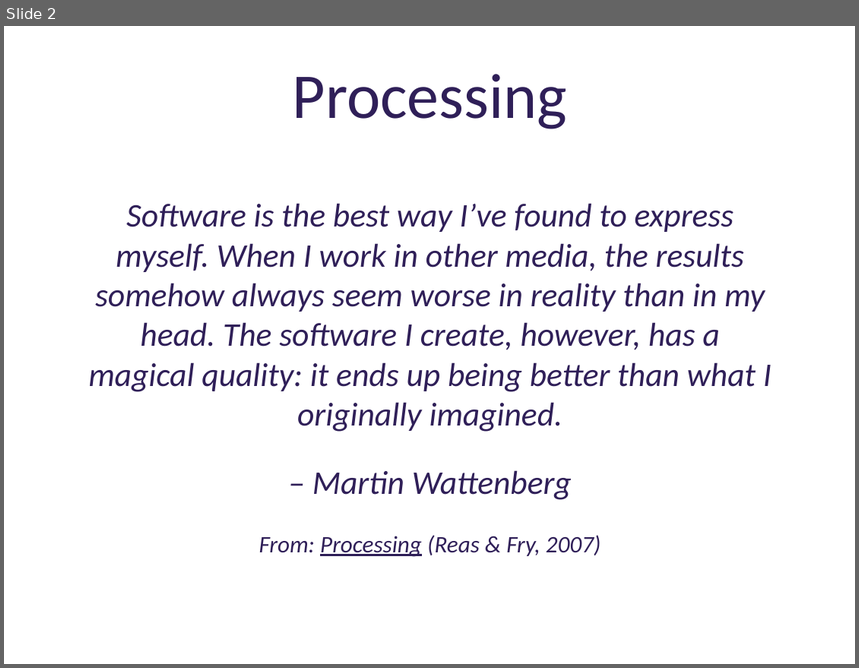
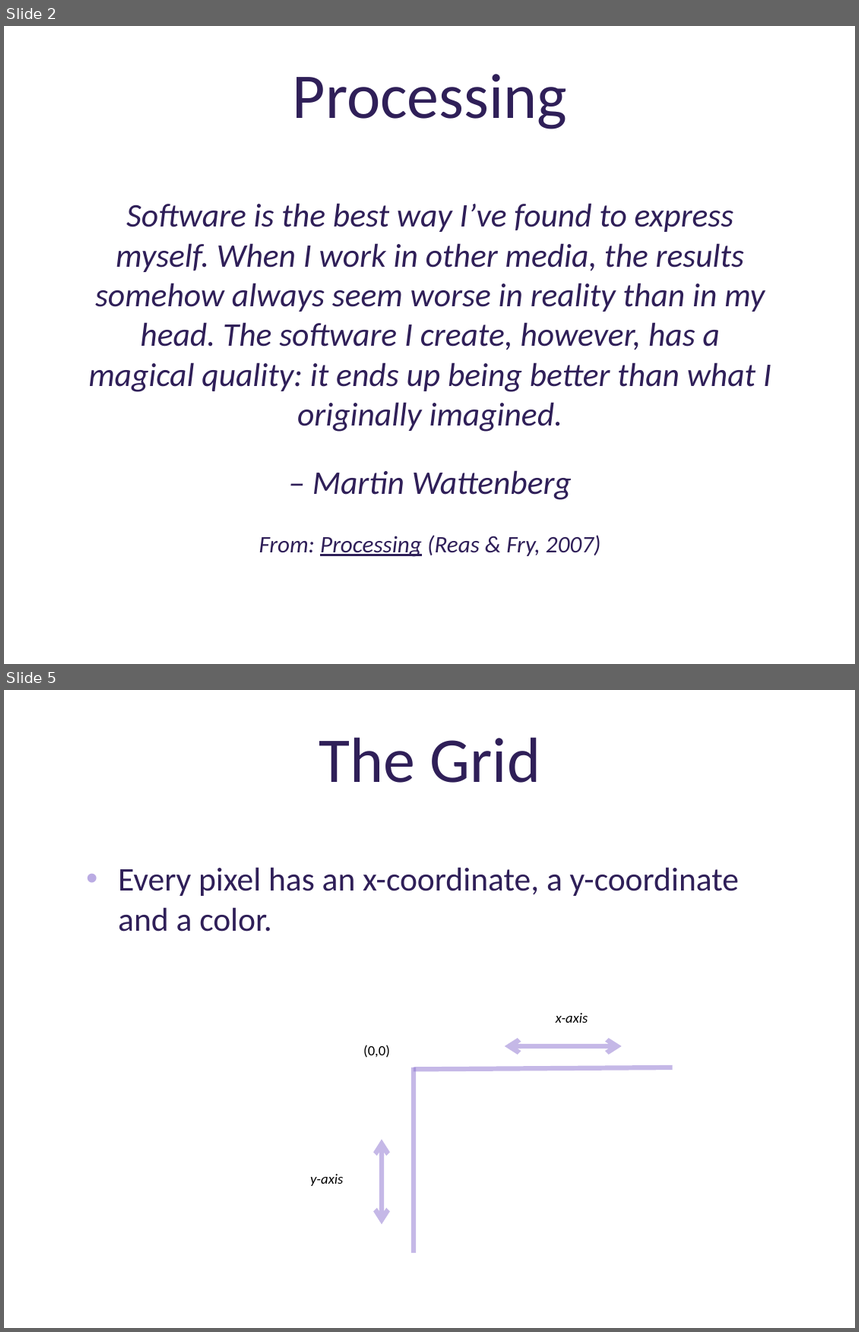
Before and after one commit to deenaengel/TF3_ProcessingSlides, a slide deck: Processing_Presentation_TF3_DE_notes.pptx. Shown one above the other, each under a label of ours: slide 2 before the commit, slides 2 and 5 after it; the slides between them are not shown. The pictures are 859x668 and 859x1332 pixels, drawn with LibreOffice and Linux fonts; fonts in the diff are those of the drawing; background and template pictures are left out. Boxes give left, top, right and bottom in pixels: in the first picture for what was removed or moved away, otherwise in the second. Text is boxed around its words. In the diff, an @@ line names an element or a change of style, - is before the commit and + after.

Commit message:
Added introduction to color, shapes; brief bibliography for Part 1

```diff
--- a/Processing_Presentation_TF3_DE_notes.pptx
+++ b/Processing_Presentation_TF3_DE_notes.pptx
@@ slide 5 added at (4, 690, 855, 1328), background picture (left out) @@
@@ title added at (319, 737, 541, 783), 54 pt, text #2F1F58 @@
+The Grid
@@ text added at (118, 867, 739, 932), 28 pt, text #2F1F58 @@
+• Every pixel has an x-coordinate, a y-coordinate and a color.
@@ text added at (556, 1013, 588, 1023), 12 pt, text #000000, italic @@
+x-axis
@@ text added at (363, 1045, 390, 1058), 12 pt, text #000000 @@
+(0,0)
@@ double arrow added from (505, 1046) to (622, 1046), #8C73D0 4 pt @@
@@ line added from (414, 1070) to (672, 1068), #8C73D0 4 pt @@
@@ line added from (414, 1068) to (414, 1253), #8C73D0 4 pt @@
@@ double arrow added from (382, 1139) to (382, 1224), #8C73D0 4 pt @@
@@ text added at (310, 1174, 343, 1186), 12 pt, text #000000, italic @@
+y-axis
```
Also in this commit, not shown: 2 slides changed, 15 other slides added, 1 slide removed.
